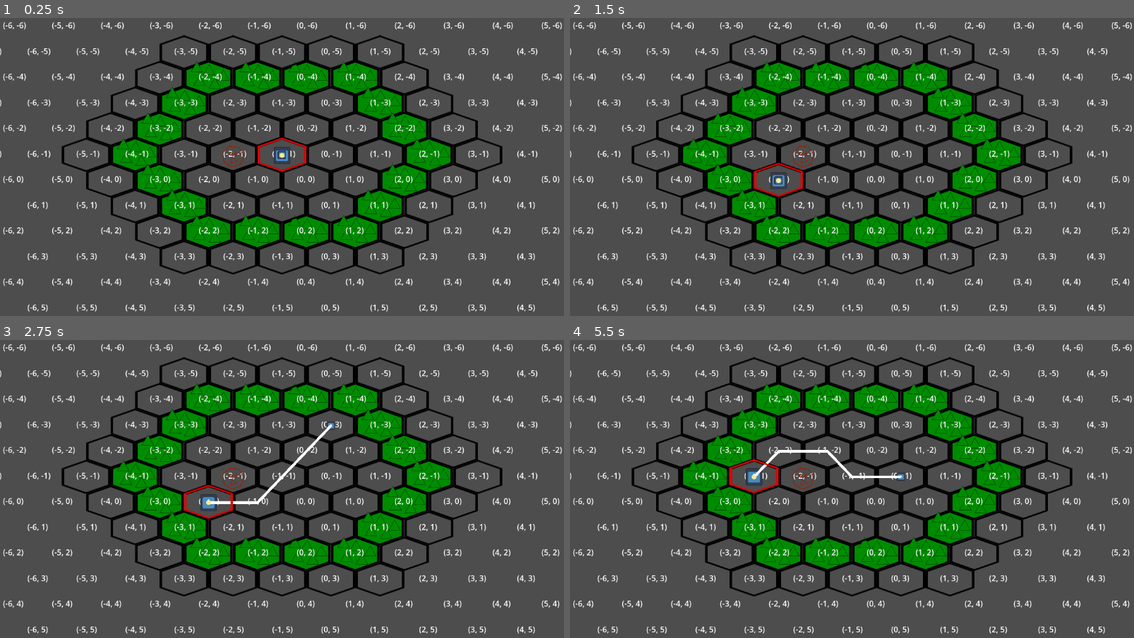
Above: before the commit, frames 1-4 (two rows, left to right).
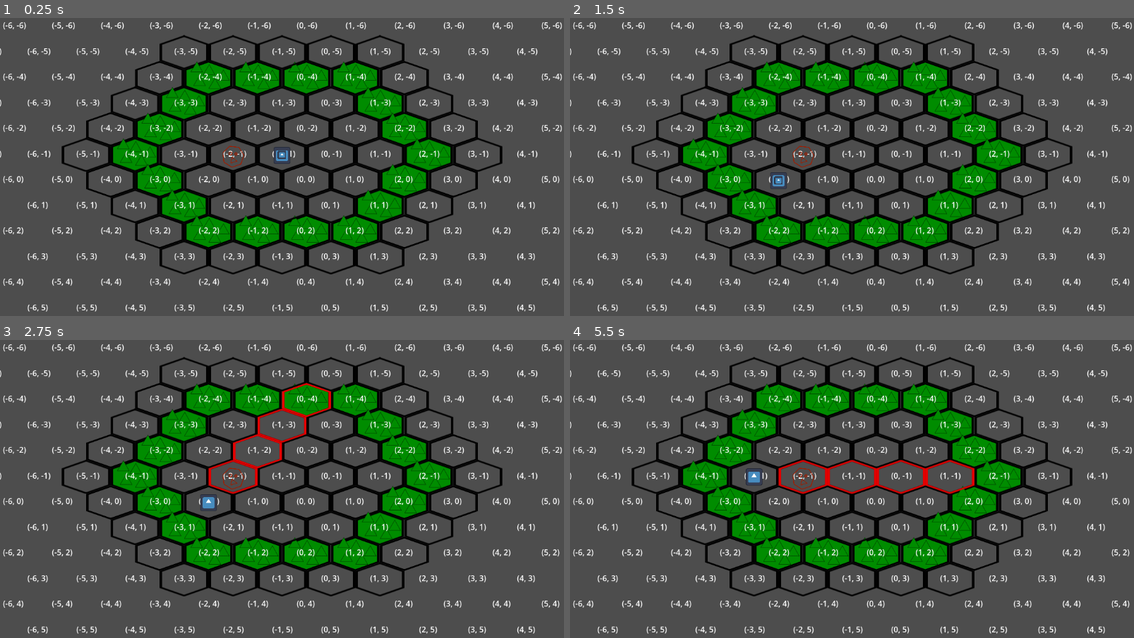
Above: after the commit, the same moments.

Repository: kestrel84/turn-based-thing
Game: Godot game, scene res://initial-scene.tscn
The game is run twice, just before and just after one commit, with the same random seed, the same clock (stepped at 60 frames per second) and the same inputs. The engine's default icon, where the game draws it, is replaced by a stand-in: a white triangle on a blue panel in a dark square.
Inputs (mouse positions are in pixels of both pictures, inside the frame that each line leads up to):
- Up to frame 1 (0.25 s): no input
- Up to frame 2 (1.5 s): tap Enter at 0.5 s; move the mouse to (976, 149) at 0.52 s; tap Q (attack one) at 0.6 s; click (976, 149) at 0.8 s; move the mouse to (739, 178) at 1.27 s; click (739, 178) at 1.35 s
- Up to frame 3 (2.75 s): right-click (169, 500) at 1.55 s; tap Space at 2 s; move the mouse to (338, 414) at 2.02 s; right-click (338, 414) at 2.1 s; tap E (attack two, bound only after the commit) at 2.3 s
- Up to frame 4 (5.5 s): tap Enter at 2.75, 4.25 s; move the mouse to (823, 548) at 2.77 s; tap E (attack two, bound only after the commit) at 2.85, 5.3 s; tap Q (attack one) at 3.05, 3.6 s; tap Space at 3.5, 5 s; move the mouse to (1021, 533) at 3.52 s; click (1021, 533) at 3.8 s; move the mouse to (682, 438) at 4.27 s; click (682, 438) at 4.35 s; right-click (682, 438) at 4.55 s; move the mouse to (880, 486) at 5.02 s; right-click (880, 486) at 5.1 s

The runs differ from the first frame. In frame 1, 0.2% of the frame differs, in the area x 45-55%, y 40-52%; in frame 2, 0.2%; in frame 3, 1.2%; in frame 4, 1.2%, in the area x 28-72%, y 36-52%.

Commit message:
added line attack

Diff:
--- a/initial-scene.tscn
+++ b/initial-scene.tscn
@@ -8,6 +8,7 @@
 [ext_resource type="Script" uid="uid://bmeri6bp31rmp" path="res://cursor.gd" id="6_3sp4s"]
 [ext_resource type="Script" uid="uid://btjoebdhuqayb" path="res://player.gd" id="6_pxju2"]
 [ext_resource type="PackedScene" uid="uid://d138fuoj61wvw" path="res://scenes/attack-arc.tscn" id="8_xeg3k"]
+[ext_resource type="PackedScene" uid="uid://cs0b184moawa6" path="res://scenes/attack_line.tscn" id="9_a6wsr"]
 [ext_resource type="Texture2D" uid="uid://cdurrkhishopm" path="res://assets/enemy.png" id="11_a6wsr"]
 [ext_resource type="Script" uid="uid://curo2qh8643gp" path="res://enemy.gd" id="11_im6mf"]
 
@@ -66,6 +67,9 @@
 [node name="attack-arc" parent="player" unique_id=946821444 node_paths=PackedStringArray("map") instance=ExtResource("8_xeg3k")]
 map = NodePath("../../map")
 
+[node name="attack-line" parent="player" unique_id=633335252 node_paths=PackedStringArray("map") instance=ExtResource("9_a6wsr")]
+map = NodePath("../../map")
+
 [node name="enemy" type="Area2D" parent="." unique_id=1519383501 groups=["enemies"]]
 position = Vector2(-99.2, -13.775)
 script = ExtResource("11_im6mf")
--- a/player.gd
+++ b/player.gd
@@ -1,7 +1,9 @@
 extends Sprite2D
 
 @onready var cursor: Sprite2D = $"cursor"
-@onready var attack: Node2D = $"attack-arc"
+@onready var attack_1: Node2D = $"attack-arc"
+@onready var attack_2: Node2D = $"attack-line"
+
 
 # Called when the node enters the scene tree for the first time.
 func _ready() -> void:
@@ -10,24 +12,46 @@
 # Called every frame. 'delta' is the elapsed time since the previous frame.
 func _process(_delta: float) -> void:
 	if Input.is_action_just_pressed("click"):
-		if attack.attacking:
-			attack.attack()
+		if attack_1.attacking:
+			attack_1.attack()
+			cursor.visible = true
+		elif attack_2.attacking:
+			attack_2.attack()
 			cursor.visible = true
 		else:
 			position = cursor.global_position
 
 	if Input.is_action_just_pressed("attack one"):
-		if attack.attacking:
-			attack.cancel_attack()
+		if attack_1.attacking:
+			attack_1.cancel_attack()
+			cursor.visible = true
+		elif attack_2.attacking:
+			attack_2.cancel_attack()
 			cursor.visible = true
 		else:
 			cursor.visible = false
-			attack.start_attacking()
+			attack_1.start_attacking()
+
+	if Input.is_action_just_pressed("attack two"):
+		if attack_1.attacking:
+			attack_1.cancel_attack()
+			cursor.visible = true
+		elif attack_2.attacking:
+			attack_2.cancel_attack()
+			cursor.visible = true
+		else:
+			cursor.visible = false
+			attack_2.start_attacking()
 
 	if Input.is_action_just_pressed("right click"):
-		if attack.attacking:
-			attack.cancel_attack()
+		if attack_1.attacking:
+			attack_1.cancel_attack()
+			cursor.visible = true
+		elif attack_2.attacking:
+			attack_2.cancel_attack()
 			cursor.visible = true
 
-	if attack.attacking:
-		attack.attack_angle = to_local(get_global_mouse_position()).angle()
+	if attack_1.attacking:
+		attack_1.attack_angle = to_local(get_global_mouse_position()).angle()
+	if attack_2.attacking:
+		attack_2.attack_angle = to_local(get_global_mouse_position()).angle()
--- a/project.godot
+++ b/project.godot
@@ -36,6 +36,11 @@
 "events": [Object(InputEventMouseButton,"resource_local_to_scene":false,"resource_name":"","device":-1,"window_id":0,"a …(257 unchanged characters)…
 ]
 }
+"attack two"={
+"deadzone": 0.2,
+"events": [Object(InputEventKey,"resource_local_to_scene":false,"resource_name":"","device":-1,"window_id":0,"alt_pressed":false,"shift_pressed":false,"ctrl_pressed":false,"meta_pressed":false,"pressed":false,"keycode":0,"physical_keycode":69,"key_label":0,"unicode":101,"location":0,"echo":false,"script":null)
+]
+}
 
 [physics]
 
--- a/scenes/attack-arc.tscn
+++ b/scenes/attack-arc.tscn
@@ -1,6 +1,6 @@
 [gd_scene format=3 uid="uid://d138fuoj61wvw"]
 
-[ext_resource type="Script" uid="uid://bm4eraiqkl236" path="res://attack-arc.gd" id="1_tiey5"]
+[ext_resource type="Script" uid="uid://bm4eraiqkl236" path="res://scenes/attack-arc.gd" id="1_tiey5"]
 [ext_resource type="Texture2D" uid="uid://8224o5rblqow" path="res://assets/hexagon tile red.svg" id="2_ge8jn"]
 [ext_resource type="Texture2D" uid="uid://buop7lv4fwaqs" path="res://assets/explosion 1/explosion-f1.png" id="3_rq7t2"]
 [ext_resource type="Texture2D" uid="uid://cebk3pdk7gwtn" path="res://assets/explosion 1/explosion-f2.png" id="4_88ujt"]
@@ -49,10 +49,12 @@
 attack_anim = NodePath("explosion sprite")
 
 [node name="attack sprite" type="Sprite2D" parent="." unique_id=889146280]
+visible = false
 position = Vector2(0, -5.5555553)
 scale = Vector2(3.7, 3.7)
 texture = ExtResource("2_ge8jn")
 
 [node name="explosion sprite" type="AnimatedSprite2D" parent="." unique_id=1286418676]
+visible = false
 scale = Vector2(1.876, 1.876)
 sprite_frames = SubResource("SpriteFrames_0t334")
--- /dev/null
+++ b/scenes/attack_line.gd
@@ -0,0 +1,114 @@
+extends Node2D
+
+# the map
+@export var map: TileMapLayer
+# the base sprite to use for attacked areas
+@export var attack_sprite: Sprite2D
+# the animated sprite to play when an attack goes off
+@export var attack_anim: AnimatedSprite2D
+
+# an array to hold the current sprites in use
+var sprites: Array[Sprite2D] = []
+
+# whether this attack is currently attacking (i.e., the attack sprites are being displayed to preview the area)
+var attacking: bool = false;
+
+# the angle at which to attack, in radians, relative to the parent entity. must be set by the parent.
+var attack_angle: float = 0;
+
+# the coordinates of the currently targeted map tiles.
+var current_targets: Array[Vector2i] = []
+
+func _ready() -> void:
+	pass # Replace with function body.
+
+
+func _process(_delta: float) -> void:
+	if attacking:
+
+		# calculate the position of the primary attack tile, based on the angle of attack, set by the parent.
+		var player_map_pos = map.local_to_map(global_position) # the map coordinates of the attacking entity (which should be the same as the map coordinates of this node)
+		var attack_neighbour = map.angle_to_tileset_neighbour(attack_angle) # the neighbour being attacked
+		var attacked_tile = map.get_neighbor_cell(player_map_pos, attack_neighbour) # the map coordinates of the tile being attacked
+
+		current_targets.clear()
+		current_targets.append(attacked_tile)
+
+		# keep extending in the same direction
+		for i in range(3):
+			attacked_tile = map.get_neighbor_cell(attacked_tile, attack_neighbour)
+			current_targets.append(attacked_tile)
+
+		# assemble the map coordinates of the attacked tile and the two either side.
+		#current_targets = [attacked_tile, map.get_neighbor_cell(player_map_pos, neighbour_1), map.get_neighbor_cell(player_map_pos, neighbour_2)]
+
+
+		# get the actual positions of said side two hitboxes
+		#var attacked_pos_2 = map.map_to_local(map.get_neighbor_cell(player_map_pos, neighbour_1))
+		#var attacked_pos_3 = map.map_to_local(map.get_neighbor_cell(player_map_pos, neighbour_2))
+
+		# assign them
+		#var attack_positions = [attacked_pos, attacked_pos_2, attacked_pos_3]
+
+		# convert the attacked map coords to global coords
+		var attack_positions = current_targets.map(func (coord): return map.map_to_local(coord))
+
+
+		# move the sprites
+		for i in range(4):
+			if sprites[i]:
+				sprites[i].global_position = attack_positions[i]
+			else:
+				print("no sprite???")
+
+
+"""
+Triggers the begginning of an attack, showing the hitbox.
+"""
+func start_attacking():
+	print("starting to attack")
+	attacking = true
+
+	# this particular attack is a five-sprite line
+	for i in range(4):
+		var dupe = attack_sprite.duplicate()
+		dupe.visible = true
+		add_child(dupe)
+		sprites.push_back(dupe)
+
+
+"""
+Resolves the attack, damaging the appropriate entities in the hitbox.
+"""
+func attack():
+	print("resolving attack")
+
+	# TODO: resolve which enemies/players/whatever are in the hitbox, probably according to the map.
+	for tile in current_targets:
+		var dupe = attack_anim.duplicate()
+		dupe.visible = true
+		dupe.connect("animation_finished", func (): dupe.queue_free()) # self-destruct on animation finished
+		get_tree().root.add_child(dupe) # add to scene root to prevent moving with the player
+		dupe.global_position = map.map_to_local(tile)
+		dupe.play()
+
+		var callback = map.hittable_objects.get(tile)
+		if callback:
+			callback.call(get_parent().get_groups())
+
+
+	attacking = false
+	for sprite in sprites:
+		sprite.queue_free()
+	sprites.clear()
+
+
+"""
+Deactivates the hitboxes without resolving the attack.
+"""
+func cancel_attack():
+	print("cancelling attack")
+	attacking = false
+	for sprite in sprites:
+		sprite.queue_free()
+	sprites.clear()
--- /dev/null
+++ b/scenes/attack_line.tscn
@@ -0,0 +1,60 @@
+[gd_scene format=3 uid="uid://cs0b184moawa6"]
+
+[ext_resource type="Texture2D" uid="uid://8224o5rblqow" path="res://assets/hexagon tile red.svg" id="1_lwpe1"]
+[ext_resource type="Script" uid="uid://d2afam2mlruoy" path="res://scenes/attack_line.gd" id="1_qpds8"]
+[ext_resource type="Texture2D" uid="uid://buop7lv4fwaqs" path="res://assets/explosion 1/explosion-f1.png" id="2_ij4b4"]
+[ext_resource type="Texture2D" uid="uid://cebk3pdk7gwtn" path="res://assets/explosion 1/explosion-f2.png" id="3_qpds8"]
+[ext_resource type="Texture2D" uid="uid://t5hdf35u8j2x" path="res://assets/explosion 1/explosion-f3.png" id="4_i6wjm"]
+[ext_resource type="Texture2D" uid="uid://qd7oc7o0auty" path="res://assets/explosion 1/explosion-f4.png" id="5_s4j8n"]
+[ext_resource type="Texture2D" uid="uid://7y15k3go0txn" path="res://assets/explosion 1/explosion-f5.png" id="6_xa60w"]
+[ext_resource type="Texture2D" uid="uid://fp4kj0ee2xi8" path="res://assets/explosion 1/explosion-f6.png" id="7_e8kjs"]
+[ext_resource type="Texture2D" uid="uid://d1k4xpwjmhhl2" path="res://assets/explosion 1/explosion-f7.png" id="8_oq6wi"]
+[ext_resource type="Texture2D" uid="uid://ddi8sfhqxsoc4" path="res://assets/explosion 1/explosion-f8.png" id="9_m75jt"]
+
+[sub_resource type="SpriteFrames" id="SpriteFrames_kpakb"]
+animations = [{
+"frames": [{
+"duration": 1.0,
+"texture": ExtResource("2_ij4b4")
+}, {
+"duration": 1.0,
+"texture": ExtResource("3_qpds8")
+}, {
+"duration": 1.0,
+"texture": ExtResource("4_i6wjm")
+}, {
+"duration": 1.0,
+"texture": ExtResource("5_s4j8n")
+}, {
+"duration": 1.0,
+"texture": ExtResource("6_xa60w")
+}, {
+"duration": 1.0,
+"texture": ExtResource("7_e8kjs")
+}, {
+"duration": 1.0,
+"texture": ExtResource("8_oq6wi")
+}, {
+"duration": 1.0,
+"texture": ExtResource("9_m75jt")
+}],
+"loop": false,
+"name": &"default",
+"speed": 12.0
+}]
+
+[node name="attack-line" type="Node2D" unique_id=633335252 node_paths=PackedStringArray("attack_sprite", "attack_anim")]
+script = ExtResource("1_qpds8")
+attack_sprite = NodePath("attack sprite")
+attack_anim = NodePath("explosion sprite")
+
+[node name="attack sprite" type="Sprite2D" parent="." unique_id=1372715383]
+visible = false
+position = Vector2(0, -5.5555553)
+scale = Vector2(3.7, 3.7)
+texture = ExtResource("1_lwpe1")
+
+[node name="explosion sprite" type="AnimatedSprite2D" parent="." unique_id=1679945638]
+visible = false
+scale = Vector2(1.876, 1.876)
+sprite_frames = SubResource("SpriteFrames_kpakb")
Renamed: attack-arc.gd -> scenes/attack-arc.gd
Renamed: attack-arc.gd.uid -> scenes/attack-arc.gd.uid
Not shown, added: scenes/attack_line.gd.uid
